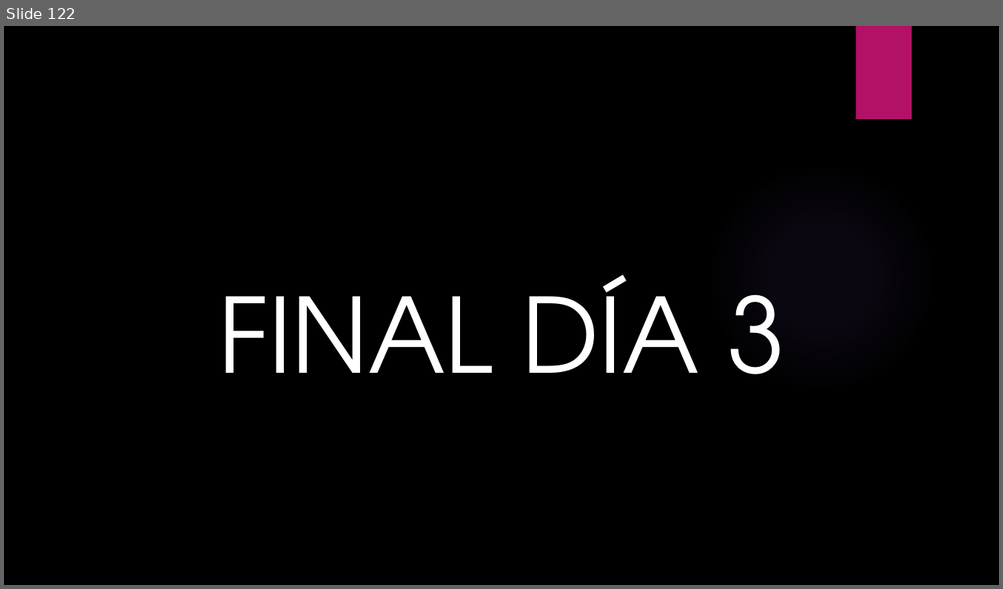
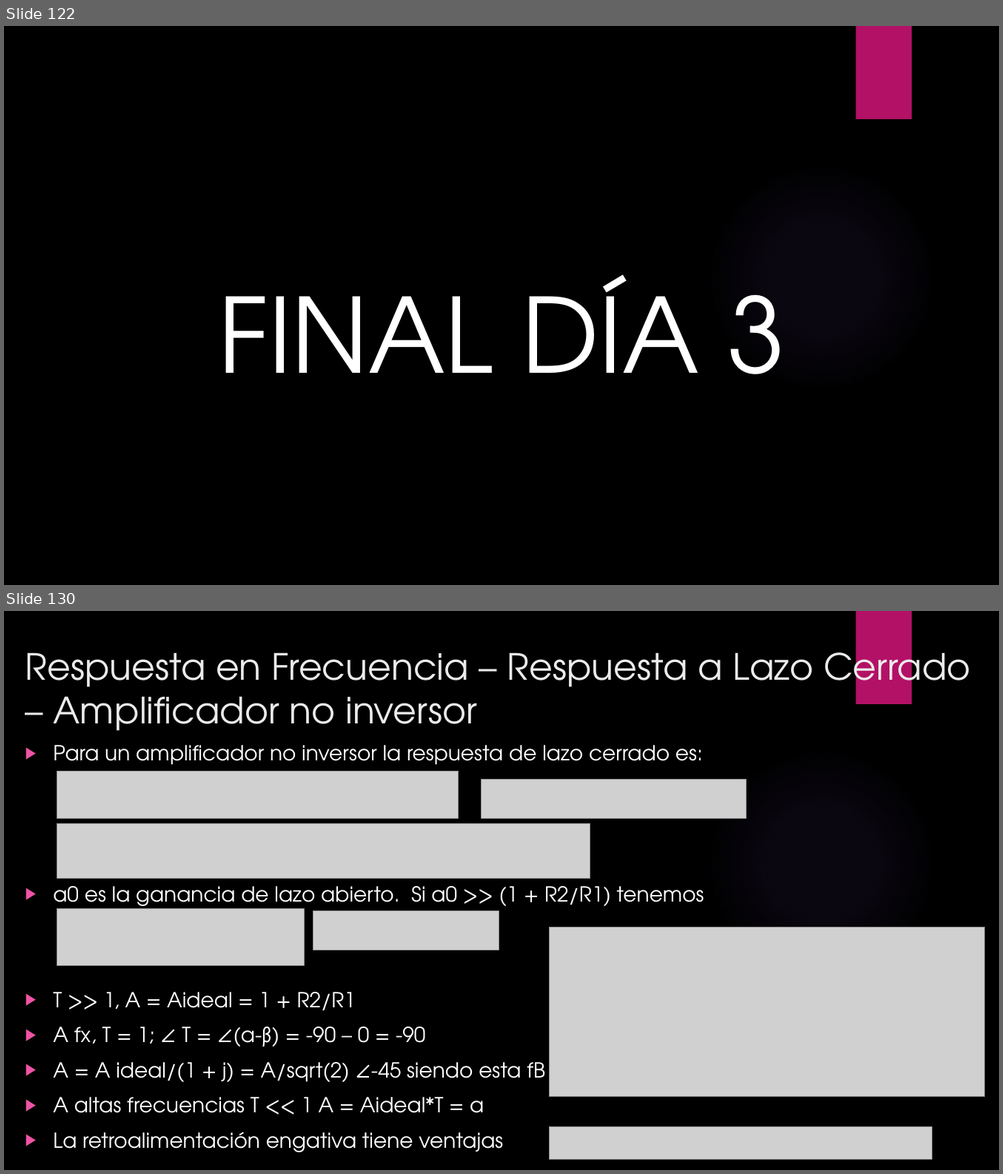
Before and after one commit to ulatinaedupa/ElectronicsII, a slide deck: Presentación/Electronica II.pptx. Shown one above the other, each under a label of ours: slide 122 before the commit, slides 122 and 130 after it; the slides between them are not shown. The pictures are 1003x589 and 1003x1174 pixels, drawn with LibreOffice and Linux fonts; fonts in the diff are those of the drawing; grey boxes stand for pictures; background and template pictures are left out. Boxes give left, top, right and bottom in pixels: in the first picture for what was removed or moved away, otherwise in the second. Text is boxed around its words. In the diff, an @@ line names an element or a change of style, - is before the commit and + after.

```diff
--- a/Presentación/Electronica II.pptx
+++ b/Presentación/Electronica II.pptx
@@ slide 130 added at [4, 611, 999, 1170], background picture (left out); not listed: 2 template elements that a slide beside it also shows @@
@@ title added at [25, 642, 970, 731], 35 pt, text #EBEBEB @@
+Respuesta en Frecuencia – Respuesta a Lazo Cerrado – Amplificador no inversor
@@ text added at [53, 745, 704, 1153], 20 pt, text #FFFFFF @@
+▶ Para un amplificador no inversor la respuesta de lazo cerrado es:
+▶ a0 es la ganancia de lazo abierto. Si a0 >> (1 + R2/R1) tenemos
+▶ T >> 1, A = Aideal = 1 + R2/R1
+▶ A fx, T = 1; ∠ T = ∠(a-β) = -90 – 0 = -90
+▶ A = A ideal/(1 + j) = A/sqrt(2) ∠-45 siendo esta fB
+▶ A altas frecuencias T << 1 A = Aideal*T = a
+▶ La retroalimentación engativa tiene ventajas
@@ picture added at [57, 771, 458, 818] @@
@@ picture added at [481, 780, 746, 818] @@
@@ picture added at [57, 823, 589, 878] @@
@@ picture added at [57, 909, 304, 966] @@
@@ picture added at [313, 911, 499, 951] @@
@@ picture added at [549, 927, 984, 1096] @@
@@ picture added at [549, 1128, 931, 1159] @@
```
Also in this commit, not shown: 34 other slides added.
